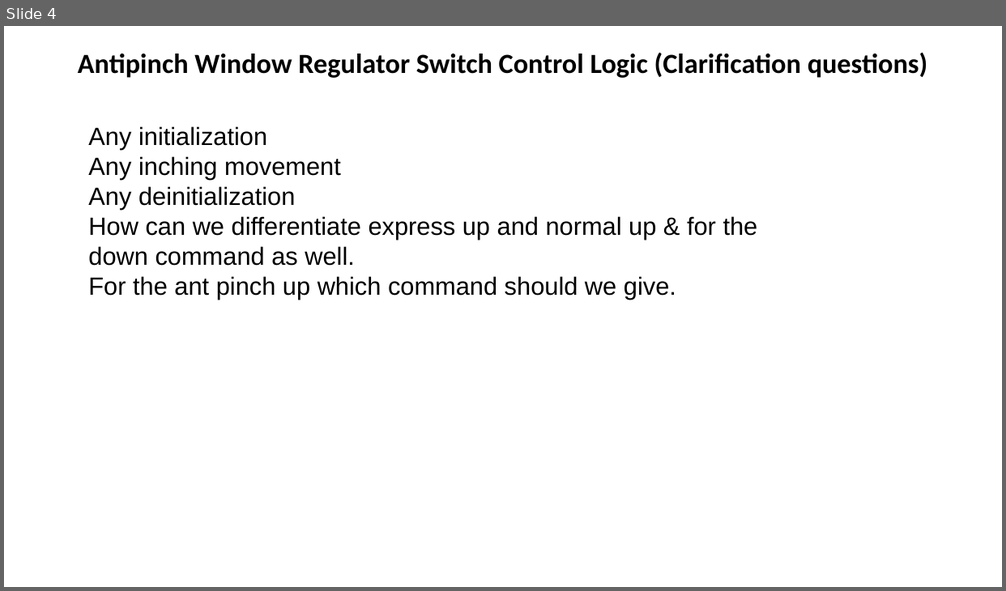
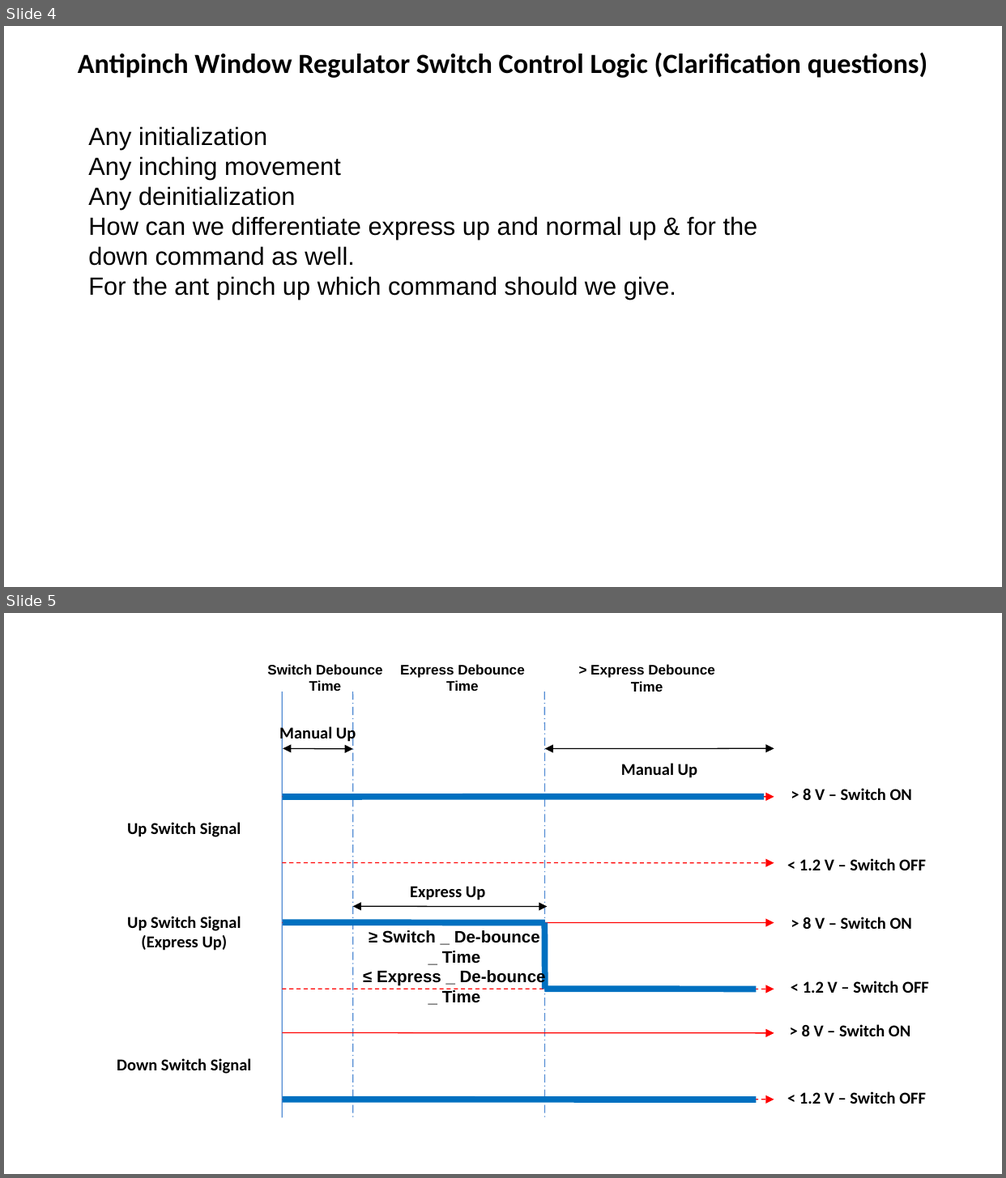
Before and after one commit to hashim-t/20-020-W601, a slide deck: Documents/W601-EOLTestingSequence_V1_MR_04012021.ppt. Shown one above the other, each under a label of ours: slide 4 before the commit, slides 4 and 5 after it. The pictures are 1006x591 and 1006x1178 pixels, drawn with LibreOffice and Linux fonts; fonts in the diff are those of the drawing. Boxes give left, top, right and bottom in pixels: in the first picture for what was removed or moved away, otherwise in the second. Text is boxed around its words. In the diff, an @@ line names an element or a change of style, - is before the commit and + after.

```diff
--- a/Documents/W601-EOLTestingSequence_V1_MR_04012021.ppt
+++ b/Documents/W601-EOLTestingSequence_V1_MR_04012021.ppt
@@ slide 5 added at <box>4,613,1002,1174</box>, background #FFFFFF @@
@@ text added at <box>267,664,383,691</box>, 10 pt, text #000000, bold @@
+Switch Debounce Time
@@ text added at <box>400,664,525,691</box>, 10 pt, text #000000, bold @@
+Express Debounce Time
@@ text added at <box>377,931,546,1003</box>, 12 pt, text #000000, bold @@
+≥ Switch _ De-bounce _ Time
+≤ Express _ De-bounce _ Time
@@ group added at <box>117,664,929,1118</box>: 13 texts, 8 lines, 6 arrows, 3 double arrows @@
+Up Switch Signal
+Down Switch Signal
+> 8 V – Switch ON
+> 8 V – Switch ON
+< 1.2 V – Switch OFF
+< 1.2 V – Switch OFF
+Manual Up
+Manual Up
+Express Up
+> Express Debounce Time
+Up Switch Signal (Express Up)
+> 8 V – Switch ON
+< 1.2 V – Switch OFF
```
Also in this commit, not shown: 1 slide changed, 6 other files.
